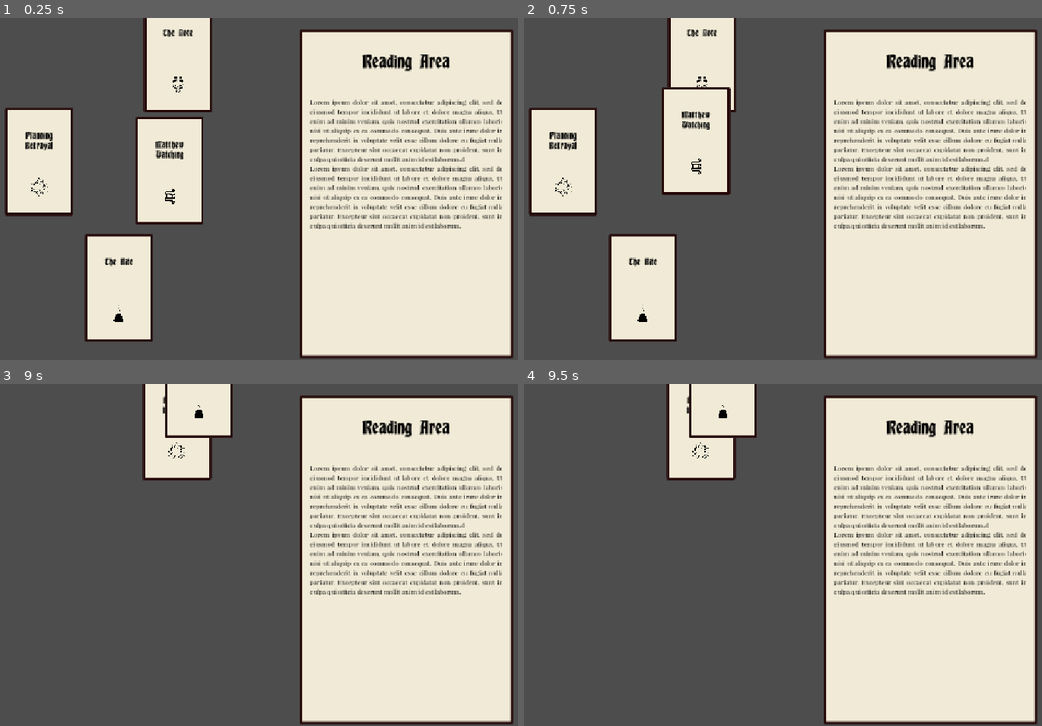
Above: before the commit, frames 1-4 (two rows, left to right).
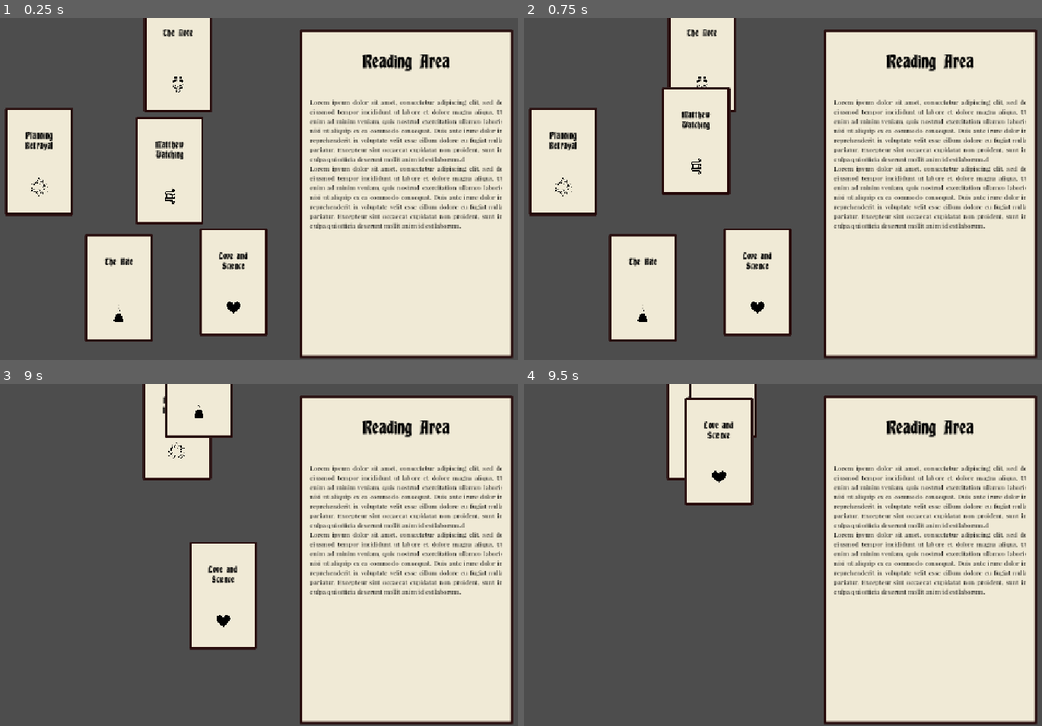
Above: after the commit, the same moments.

Repository: Ytlander/timeline-stories
Game: Godot game, scene res://Scenes/main.tscn
Same seed, same stepped clock (60 frames per second), same inputs: the game is played once before the commit and once after it.
Inputs (mouse positions are in pixels of both pictures, inside the frame that each line leads up to):
- Up to frame 1 (0.25 s): no input
- Up to frame 2 (0.75 s): tap Enter at 0.5 s; drag from (694, 168) to (700, 59) at 0.52 s
- Up to frame 3 (9 s): drag from (36, 527) to (176, 425) at 1.27 s; move the mouse to (176, 425) at 2.02 s; click (176, 425) at 2.1 s; tap Space at 2.75, 5, 7.25 s; drag from (119, 654) to (176, 425) at 2.77 s; move the mouse to (429, 606) at 3.52 s; click (429, 606) at 3.6 s; tap Enter at 4.25, 5.75 s; drag from (62, 503) to (176, 425) at 4.27 s; move the mouse to (274, 555) at 5.02 s; click (274, 555) at 5.1 s; drag from (155, 469) to (124, 572) at 5.77 s; move the mouse to (378, 537) at 6.52 s; click (378, 537) at 6.6 s; drag from (124, 572) to (176, 425) at 7.27 s; move the mouse to (305, 479) at 8.02 s; click (305, 479) at 8.1 s; drag from (217, 623) to (176, 425) at 8.77 s
- Up to frame 4 (9.5 s): no input

The runs differ from the first frame. In frame 1, 4.1% of the frame differs, in the area x 38-52%, y 61-94%; in frame 2, 4.1%; in frame 3, 4.1%; in frame 4, 2.2%.

Commit message:
add story card template
Changed the name of the story card scene to story card template. Made an example story card "love_and_science". The process for making new story cards is simple enough to keep the implementation as is.

Diff:
--- a/Scenes/story_card.tscn
+++ b/Scenes/StoryCards/love_and_science.tscn
@@ -1,19 +1,22 @@
-[gd_scene load_steps=7 format=3 uid="uid://da3vfbn325gkk"]
+[gd_scene load_steps=7 format=3 uid="uid://u11kmbwow0mk"]
 
-[ext_resource type="Script" uid="uid://bfgpq3obygaei" path="res://Scripts/story_card.gd" id="1_cxbvt"]
-[ext_resource type="Theme" uid="uid://gtweqjsmt5k" path="res://default_ui_theme.tres" id="2_8h8ol"]
-[ext_resource type="Texture2D" uid="uid://d14eog7ypgap1" path="res://Assets/Sprites/Icons.png" id="3_8h8ol"]
-[ext_resource type="Texture2D" uid="uid://kd7p8hou1dcu" path="res://Assets/Sprites/selected.png" id="4_8h8ol"]
+[ext_resource type="Script" uid="uid://bfgpq3obygaei" path="res://Scripts/story_card.gd" id="1_rwv74"]
+[ext_resource type="Theme" uid="uid://gtweqjsmt5k" path="res://default_ui_theme.tres" id="2_vtckn"]
+[ext_resource type="Texture2D" uid="uid://d14eog7ypgap1" path="res://Assets/Sprites/Icons.png" id="3_2o54x"]
+[ext_resource type="Texture2D" uid="uid://kd7p8hou1dcu" path="res://Assets/Sprites/selected.png" id="4_6caqq"]
 
 [sub_resource type="RectangleShape2D" id="RectangleShape2D_jjvhh"]
 size = Vector2(126, 192)
 
 [sub_resource type="AtlasTexture" id="AtlasTexture_lev7e"]
-atlas = ExtResource("3_8h8ol")
-region = Rect2(1000, 400, 200, 200)
+atlas = ExtResource("3_2o54x")
+region = Rect2(200, 1000, 200, 200)
 
 [node name="Story_Card" type="Area2D" groups=["story_card"]]
-script = ExtResource("1_cxbvt")
+script = ExtResource("1_rwv74")
+body = "Peter loved his wife Maria. Loved her for the way she talked, those rolling r’s which was the only thing revealing her accent. The smile she wore even through these dark times and her jokes that could make everyone in the room laugh. He loved the smell of her as he snuggled close to her at night but most of all, right now, he loved her for her brain.
+
+When they met she was already a brilliant scientist, but the research they had done together for the last three years would never have reached near any of the heights it had if it wasn’t for her. They were so close to a breakthrough and the last two weeks, the work that Maria had done, was what had gotten them to this point."
 
 [node name="CollisionShape2D" type="CollisionShape2D" parent="."]
 shape = SubResource("RectangleShape2D_jjvhh")
@@ -51,7 +54,7 @@
 size_flags_vertical = 3
 size_flags_stretch_ratio = 3.0
 mouse_filter = 2
-text = "maxtexton"
+text = "Love and Science"
 fit_content = true
 horizontal_alignment = 1
 
--- /dev/null
+++ b/Scenes/StoryCards/story_card_template.tscn
@@ -0,0 +1,86 @@
+[gd_scene load_steps=7 format=3 uid="uid://da3vfbn325gkk"]
+
+[ext_resource type="Script" uid="uid://bfgpq3obygaei" path="res://Scripts/story_card.gd" id="1_cxbvt"]
+[ext_resource type="Theme" uid="uid://gtweqjsmt5k" path="res://default_ui_theme.tres" id="2_8h8ol"]
+[ext_resource type="Texture2D" uid="uid://d14eog7ypgap1" path="res://Assets/Sprites/Icons.png" id="3_8h8ol"]
+[ext_resource type="Texture2D" uid="uid://kd7p8hou1dcu" path="res://Assets/Sprites/selected.png" id="4_8h8ol"]
+
+[sub_resource type="RectangleShape2D" id="RectangleShape2D_jjvhh"]
+size = Vector2(126, 192)
+
+[sub_resource type="AtlasTexture" id="AtlasTexture_lev7e"]
+atlas = ExtResource("3_8h8ol")
+region = Rect2(1000, 400, 200, 200)
+
+[node name="Story_Card" type="Area2D" groups=["story_card"]]
+script = ExtResource("1_cxbvt")
+body = "[left]No text for this card yet, edit the body export variable.[/left]"
+
+[node name="CollisionShape2D" type="CollisionShape2D" parent="."]
+shape = SubResource("RectangleShape2D_jjvhh")
+
+[node name="PanelContainer" type="PanelContainer" parent="."]
+anchors_preset = 8
+anchor_left = 0.5
+anchor_top = 0.5
+anchor_right = 0.5
+anchor_bottom = 0.5
+offset_left = -65.0
+offset_top = -102.5
+offset_right = 65.0
+offset_bottom = 102.5
+grow_horizontal = 2
+grow_vertical = 2
+mouse_filter = 2
+theme = ExtResource("2_8h8ol")
+
+[node name="MarginContainer" type="MarginContainer" parent="PanelContainer"]
+layout_mode = 2
+mouse_filter = 2
+theme_override_constants/margin_left = 10
+theme_override_constants/margin_top = 40
+theme_override_constants/margin_right = 10
+theme_override_constants/margin_bottom = 5
+
+[node name="VBoxContainer" type="VBoxContainer" parent="PanelContainer/MarginContainer"]
+custom_minimum_size = Vector2(100, 150)
+layout_mode = 2
+mouse_filter = 2
+
+[node name="CardHeader" type="RichTextLabel" parent="PanelContainer/MarginContainer/VBoxContainer"]
+layout_mode = 2
+size_flags_vertical = 3
+size_flags_stretch_ratio = 3.0
+mouse_filter = 2
+text = "Story Card
+Template"
+fit_content = true
+horizontal_alignment = 1
+
+[node name="Spacer" type="Control" parent="PanelContainer/MarginContainer/VBoxContainer"]
+layout_mode = 2
+size_flags_vertical = 3
+mouse_filter = 2
+
+[node name="TextureRect" type="TextureRect" parent="PanelContainer/MarginContainer/VBoxContainer"]
+custom_minimum_size = Vector2(40, 40)
+layout_mode = 2
+size_flags_vertical = 3
+mouse_filter = 2
+texture = SubResource("AtlasTexture_lev7e")
+expand_mode = 1
+stretch_mode = 5
+
+[node name="Spacer3" type="Control" parent="PanelContainer/MarginContainer/VBoxContainer"]
+layout_mode = 2
+size_flags_vertical = 3
+mouse_filter = 2
+
+[node name="SelectedSprite" type="Sprite2D" parent="."]
+position = Vector2(1.19209e-06, 1.49999)
+scale = Vector2(0.71, 1.105)
+texture = ExtResource("4_8h8ol")
+
+[connection signal="area_entered" from="." to="." method="_on_area_entered"]
+[connection signal="area_exited" from="." to="." method="_on_area_exited"]
+[connection signal="input_event" from="." to="." method="_on_input_event"]
--- a/Scenes/main.tscn
+++ b/Scenes/main.tscn
@@ -1,10 +1,11 @@
-[gd_scene load_steps=9 format=3 uid="uid://d4llv7opqcv4p"]
+[gd_scene load_steps=10 format=3 uid="uid://d4llv7opqcv4p"]
 
-[ext_resource type="PackedScene" uid="uid://da3vfbn325gkk" path="res://Scenes/story_card.tscn" id="1_jjgbg"]
+[ext_resource type="PackedScene" uid="uid://da3vfbn325gkk" path="res://Scenes/StoryCards/story_card_template.tscn" id="1_jjgbg"]
 [ext_resource type="Script" uid="uid://cxkgkg0ts864s" path="res://Scripts/card_manager.gd" id="2_bo1nx"]
 [ext_resource type="PackedScene" uid="uid://ddyng28usspt6" path="res://Scenes/event_text_controller.tscn" id="3_8gbba"]
 [ext_resource type="Texture2D" uid="uid://d14eog7ypgap1" path="res://Assets/Sprites/Icons.png" id="3_kry3j"]
 [ext_resource type="Script" uid="uid://bxsr1lvutq7ve" path="res://Scripts/animation_controller.gd" id="4_jjvhh"]
+[ext_resource type="PackedScene" uid="uid://u11kmbwow0mk" path="res://Scenes/StoryCards/love_and_science.tscn" id="6_21xkr"]
 
 [sub_resource type="AtlasTexture" id="AtlasTexture_6bp64"]
 atlas = ExtResource("3_kry3j")
@@ -85,9 +86,13 @@
 
 [node name="Header" parent="CanvasLayer/EventTextController/EventText/MarginContainer/VBoxContainer" index="0"]
 text = "Reading Area"
+fit_content = true
 
 [node name="AnimationController" type="Node" parent="."]
 script = ExtResource("4_jjvhh")
+
+[node name="Story_Card" parent="." instance=ExtResource("6_21xkr")]
+position = Vector2(552, 499)
 
 [editable path="Card Manager/Story_Card"]
 [editable path="Card Manager/Story_Card4"]
Not shown: 2 places in Scenes/StoryCards/love_and_science.tscn that only renumber resources
